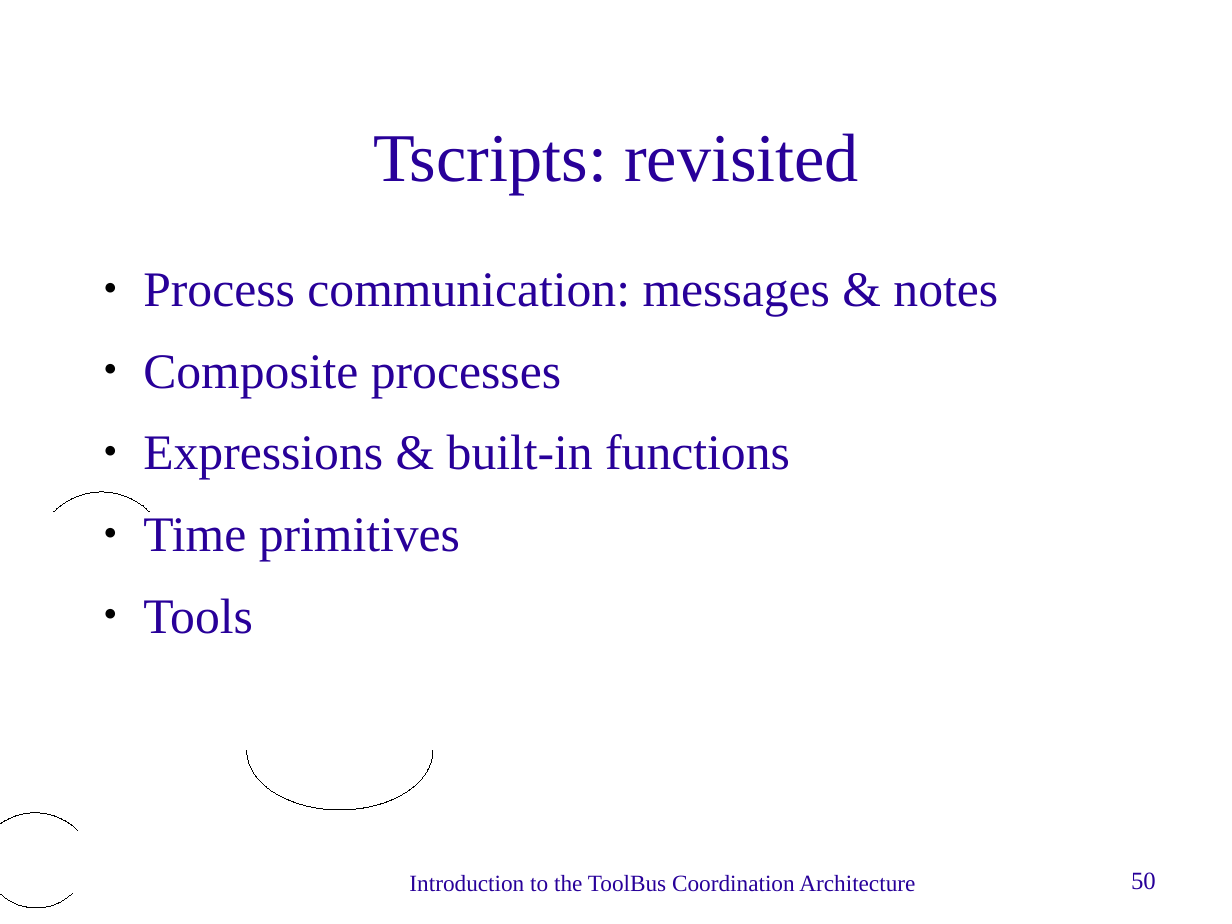
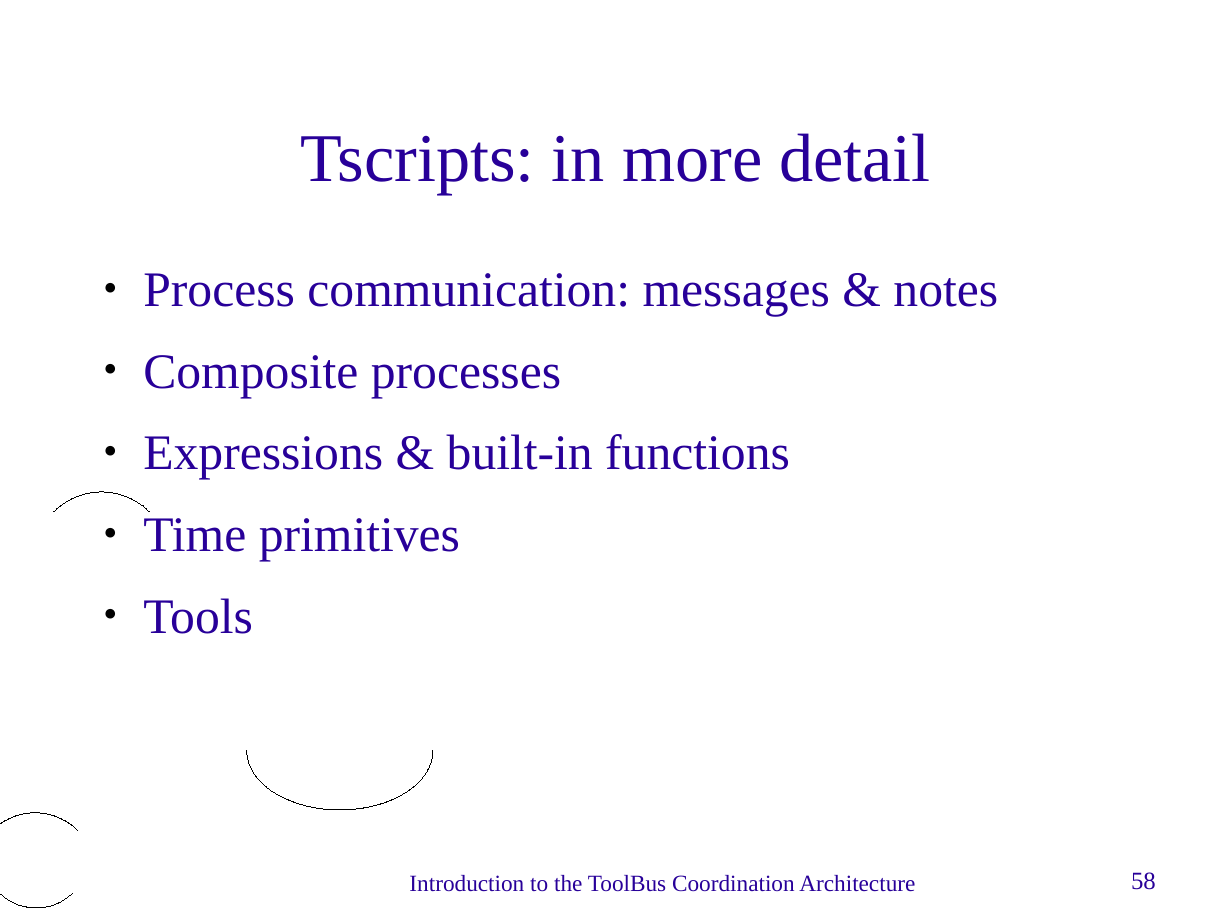
Before and after one commit to cwi-swat/meta-environment, a slide deck: slide 58 of meta-doc/technology/toolbus-intro/toolbus-intro.odp (slide 50 before the commit). Drawn at 1232x924 pixels with LibreOffice and Linux fonts; fonts in the diff are those of the drawing; background and template pictures are left out. Boxes give left, top, right and bottom in pixels: in the first picture for what was removed or moved away, otherwise in the second. Text is boxed around its words. In the diff, an @@ line names an element or a change of style, - is before the commit and + after.

```diff
--- a/meta-doc/technology/toolbus-intro/toolbus-intro.odp
+++ b/meta-doc/technology/toolbus-intro/toolbus-intro.odp
@@ title at bbox=[301, 133, 930, 194]: text changed @@
-Tscripts: revisited
+Tscripts: in more detail
@@ page number at bbox=[1131, 872, 1156, 890]: text changed @@
-50
+58
```
Also in this commit, not shown: 28 other slides changed, 69 slides added, 5 slides removed, 1 other file.
